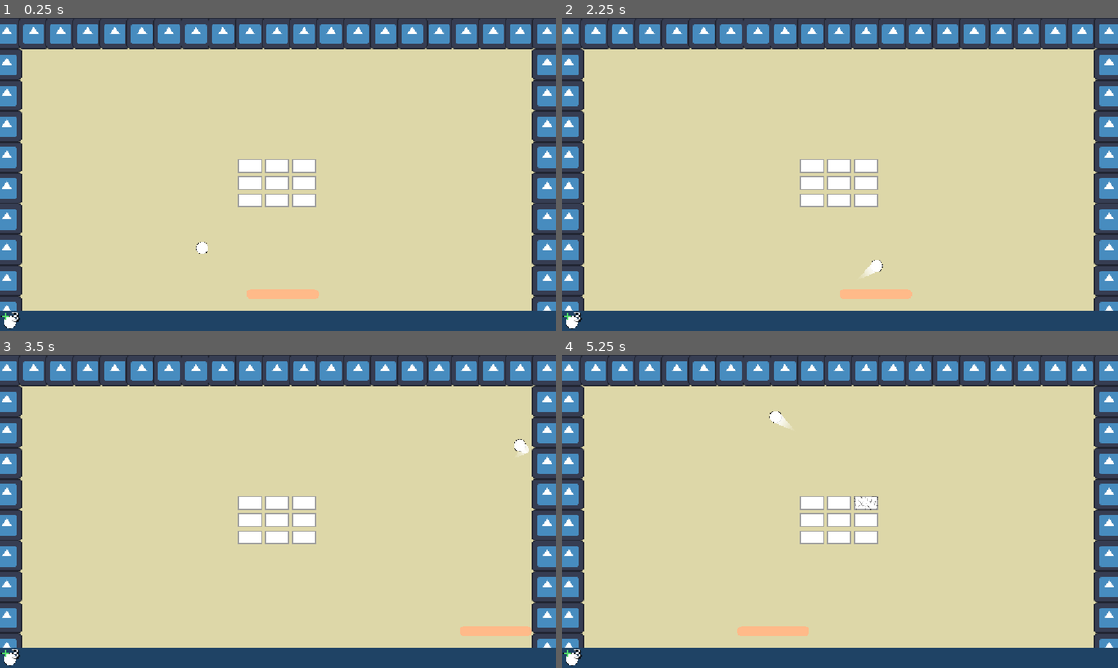
Above: before the commit, frames 1-4 (two rows, left to right).
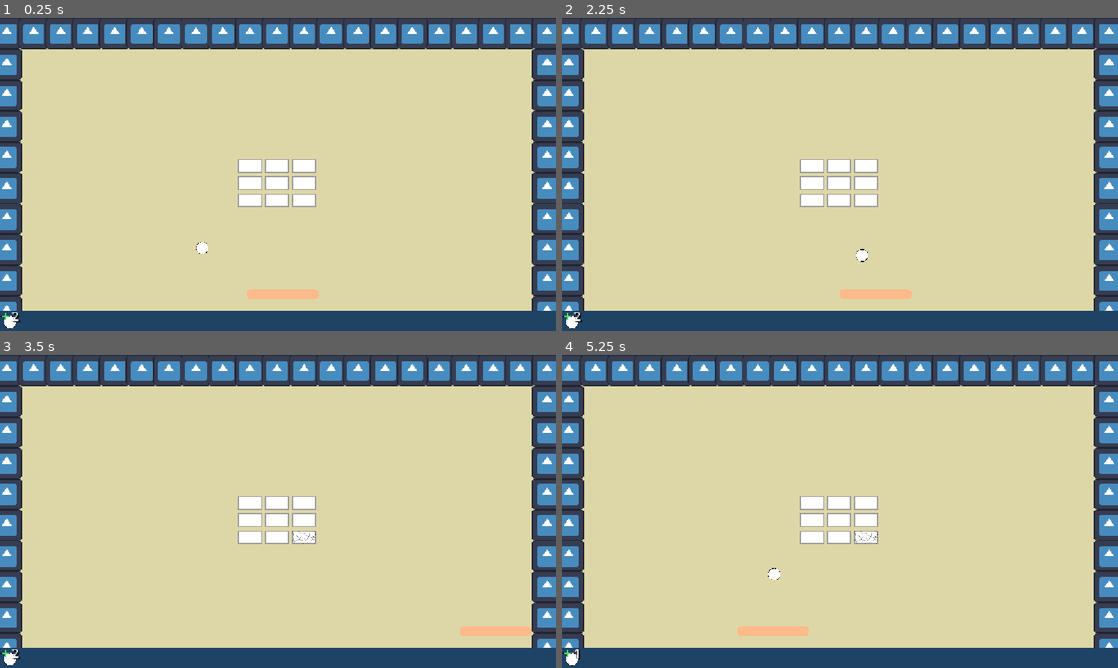
Above: after the commit, the same moments.

Repository: abderrahman504/Breakout-like
Game: Godot game, scene res://scenes/level.tscn
Same seed, same stepped clock (60 frames per second), same inputs: the game is played once before the commit and once after it. The engine's default icon, where the game draws it, is replaced by a stand-in: a white triangle on a blue panel in a dark square.
Inputs:
- Up to frame 1 (0.25 s): no input
- Up to frame 2 (2.25 s): hold Right (Move Right) 0.53-1.28 s; tap Space (Launch Ball) at 0.6, 1.35, 2.1 s; hold Left (Move Left) 1.28-2.03 s; hold Right (Move Right) from 2.03 s (still down)
- Up to frame 3 (3.5 s): keep holding Right (Move Right); tap Space (Launch Ball) at 2.85 s
- Up to frame 4 (5.25 s): release Right (Move Right) at 3.53 s; hold Left (Move Left) from 3.53 s (still down); tap Space (Launch Ball) at 3.6, 4.35, 5.1 s

The runs differ from the first frame. In frame 1, less than 0.1% of the frame differs, in the area x 2-4%, y 94-98%; in frame 2, 0.2%; in frame 3, 0.2%; in frame 4, 0.3%, in the area x 2-57%, y 18-98%.

Commit message:
Sync UI with no. of backup balls and change launch angles

Diff:
--- a/resources/paddle_launch_angles.tres
+++ b/resources/paddle_launch_angles.tres
@@ -4,5 +4,5 @@
 
 [resource]
 script = ExtResource("1_d124o")
-movement_angles = [-36.0, -72.0, -108.0, -144.0]
+movement_angles = [-72.0, -108.0]
 metadata/_custom_type_script = "uid://d1gf4rybv1wwp"
--- a/scenes/ball.tscn
+++ b/scenes/ball.tscn
@@ -30,6 +30,15 @@
 scale = Vector2(0.213, 0.213)
 texture = ExtResource("3_4dx81")
 
+[node name="Node" type="Node" parent="."]
+
+[node name="Trail" parent="Node" node_paths=PackedStringArray("trailing") instance=ExtResource("5_eew57")]
+z_index = -1
+points = PackedVector2Array(1, 1, 33, 45, 5, 32)
+width = 20.0
+trailing = NodePath("../..")
+trail_speed = 50.0
+
 [node name="CollisionShape2D" type="CollisionShape2D" parent="."]
 visible = false
 shape = SubResource("CircleShape2D_f7cbr")
@@ -37,11 +46,3 @@
 [node name="ReflectLogic" type="Node" parent="."]
 script = ExtResource("2_cxlvu")
 metadata/_custom_type_script = "uid://d4jvr2grl8lrd"
-
-[node name="Node" type="Node" parent="."]
-
-[node name="Trail" parent="Node" node_paths=PackedStringArray("trailing") instance=ExtResource("5_eew57")]
-show_behind_parent = true
-width = 20.0
-trailing = NodePath("../..")
-trail_speed = 50.0
--- a/scenes/ui.tscn
+++ b/scenes/ui.tscn
@@ -1,6 +1,7 @@
-[gd_scene load_steps=5 format=3 uid="uid://bqxg435sjxs56"]
+[gd_scene load_steps=6 format=3 uid="uid://bqxg435sjxs56"]
 
 [ext_resource type="Texture2D" uid="uid://cg6hvfo4b5psu" path="res://assets/textures/ui/backup_ball.png" id="1_nt7q6"]
+[ext_resource type="Script" uid="uid://c25qwaudjdf62" path="res://src/level/ui/BackupBallsElement.gd" id="2_x4jx1"]
 
 [sub_resource type="StyleBoxFlat" id="StyleBoxFlat_mx8sn"]
 bg_color = Color(0.072569855, 0, 0.44995916, 1)
@@ -83,6 +84,7 @@
 texture = ExtResource("1_nt7q6")
 expand_mode = 3
 stretch_mode = 5
+script = ExtResource("2_x4jx1")
 
 [node name="Label" type="Label" parent="PanelContainer/HBoxContainer/BackupBalls"]
 layout_mode = 1
--- a/src/Paddle/Paddle.gd
+++ b/src/Paddle/Paddle.gd
@@ -18,8 +18,8 @@
 	ball.reparent(get_parent())
 	var angle : float
 	if velocity == Vector2.ZERO:
-		angle = launch_angles.movement_angles[1] if randf() < .5 else launch_angles.movement_angles[2]
+		angle = launch_angles.movement_angles[0] if randf() < .5 else launch_angles.movement_angles[1]
 	else:
-		angle = launch_angles.movement_angles[0] if velocity.x > 0 else launch_angles.movement_angles[3]
+		angle = launch_angles.movement_angles[0] if velocity.x > 0 else launch_angles.movement_angles[1]
 	ball.set_move_angle(angle * PI/180)
 	ball.constant_linear_velocity = Vector2.from_angle(angle * PI/180) * ball.speed
--- a/src/global/BallObjectPool.gd
+++ b/src/global/BallObjectPool.gd
@@ -12,6 +12,7 @@
 ## Returns a previously unused ball object by claiming it from the object pool or instantiating it.
 func get_ball_object() -> Ball:
 	var ball : Ball = _ball_scene.instantiate()
+	#var ball : Ball
 	#if _unused_pool.is_empty():
 	#	ball = _ball_scene.instantiate()
 	#else:
@@ -24,6 +25,7 @@
 ## Returns the given ball to the object pool and returns true, or returns false if the ball is unused.
 func destroy_ball(ball : Ball) -> bool:
 	ball.queue_free()
+	#_reset_ball(ball)
 	#var rid : RID = ball.get_rid()
 	#if _unused_pool.has(rid):
 	#	printerr("Trying to destroy ball in unused pool")
@@ -39,3 +41,8 @@
 	#	push_warning("Ball Pool encountered unregistered ball. Adding to pool")
 	#	_used_balls.erase(rid)
 	return true
+
+
+func _reset_ball(ball : Ball) -> void:
+	ball.constant_linear_velocity = Vector2.ZERO
+	ball.move_angle = 0
--- a/src/global/LevelGlobals.gd
+++ b/src/global/LevelGlobals.gd
@@ -5,3 +5,4 @@
 
 var level : Level
 var balls : Dictionary[RID, Ball]
+var backup_balls : int
--- a/src/level/Level.gd
+++ b/src/level/Level.gd
@@ -2,11 +2,12 @@
 class_name Level
 
 ## Number of backup balls in the level
-@export var backup_count : int = 3
+@export var _backup_count : int = 3
 
 
 func _init() -> void:
 	LevelGlobals.level = self
+	LevelGlobals.backup_balls = _backup_count
 
 
 func _ready() -> void:
@@ -37,7 +38,7 @@
 
 ## Called when all balls that are active in the level are gone. Either recalls a backup ball or ends the level
 func _on_all_active_balls_lost() -> void:
-	if backup_count >= 0:
+	if LevelGlobals.backup_balls > 0:
 		await get_tree().create_timer(0.5).timeout
 		recall_backup_ball()
 	else:
@@ -45,7 +46,7 @@
 
 
 func recall_backup_ball() -> void:
-	backup_count -= 1
+	LevelGlobals.backup_balls -= 1
 	var ball := BallObjectPool.get_ball_object()
 	add_child(ball)
 	$SlotBallToPaddle.slot_ball(ball)
--- /dev/null
+++ b/src/level/ui/BackupBallsElement.gd
@@ -0,0 +1,5 @@
+extends TextureRect
+
+
+func _process(delta: float) -> void:
+	$Label.text = str(LevelGlobals.backup_balls)
Not shown, added: src/level/ui/BackupBallsElement.gd.uid
